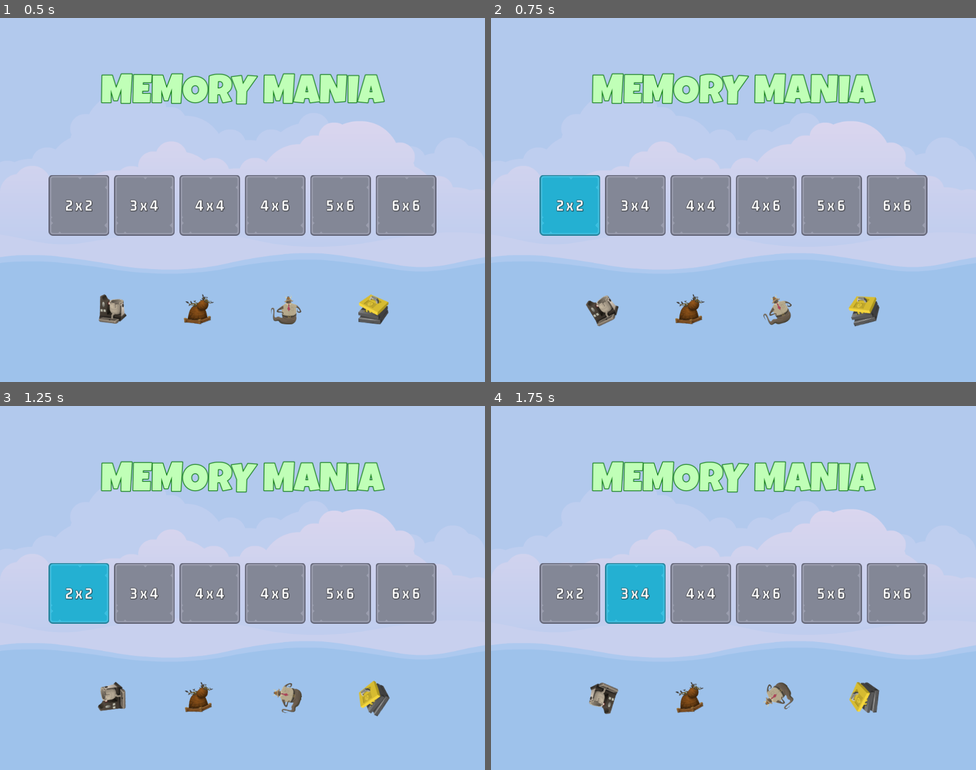
Above: before the commit, frames 1-4 (two rows, left to right).
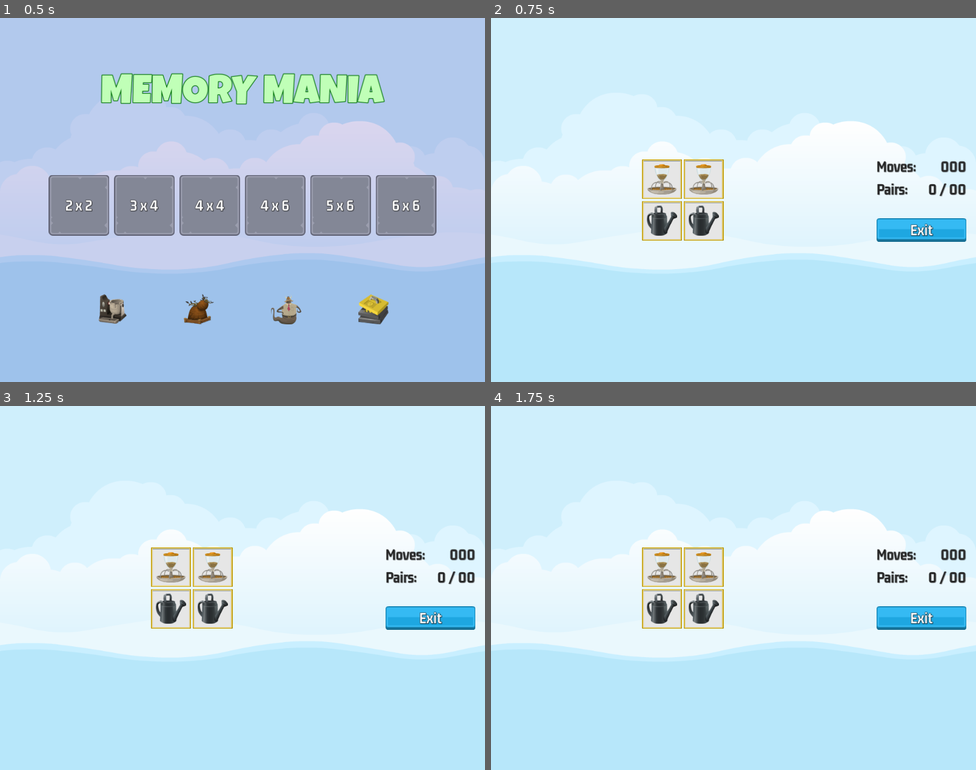
Above: after the commit, the same moments.

Repository: jFinton/MemoryMania
Game: Godot game, scene res://master_scene/master_scene.tscn
Two runs of this game, one before a commit and one after it. Both use one fixed random seed, a clock stepped at 60 frames per second and the inputs below.
Inputs (mouse positions are in pixels of both pictures, inside the frame that each line leads up to):
- Up to frame 1 (0.5 s): no input
- Up to frame 2 (0.75 s): click "2 x 2" at 0.5 s
- Up to frame 3 (1.25 s): no input
- Up to frame 4 (1.75 s): click (660, 566) at 1.27 s

Frame 1 is identical in both runs. In frame 2, 99% of the frame differs, in the area x 0-100%, y 0-100%; in frame 3, 99%; in frame 4, 99%.

Commit message:
Built Game Scene, and Memory Tiles and layout
Built the Game Scene, with Memory Tiles on the left side based on grid size chosen, and UI on the right to keep track of matches and times the player has picked. Non-functional UI yet

Diff:
--- /dev/null
+++ b/assets/fonts/GM_32_Grey.tres
@@ -0,0 +1,11 @@
+[gd_resource type="LabelSettings" load_steps=2 format=3 uid="uid://8sy188subkef"]
+
+[ext_resource type="FontFile" uid="uid://5h2dn8tn6pos" path="res://assets/fonts/gemunu-libre-v8-latin-700.ttf" id="1_gf2va"]
+
+[resource]
+font = ExtResource("1_gf2va")
+font_size = 32
+font_color = Color(0.141176, 0.141176, 0.141176, 1)
+outline_size = 1
+outline_color = Color(0, 0, 0, 0.698039)
+shadow_color = Color(0, 0, 0, 0.309804)
--- /dev/null
+++ b/game_screen/game_screen.gd
@@ -0,0 +1,40 @@
+extends Control
+
+
+@export var mem_tile_scene: PackedScene
+
+
+@onready var tile_container: GridContainer = $HB/MC1/TileContainer
+@onready var sound: AudioStreamPlayer = $Sound
+
+
+# Called when the node enters the scene tree for the first time.
+func _ready() -> void:
+	SignalManager.on_level_selected.connect(on_level_selected)
+
+
+# Called every frame. 'delta' is the elapsed time since the previous frame.
+func _process(delta: float) -> void:
+	pass
+
+
+func _on_exit_button_pressed() -> void:
+	SoundManager.play_button_click(sound)
+	SignalManager.on_game_exit_pressed.emit()
+
+
+func on_level_selected(level_num: int) -> void:
+
+	var level_selected = GameManager.get_level_selection(level_num)
+	var frame_image = ImageManager.get_random_frame_image()
+
+	tile_container.columns = level_selected["num_cols"]
+
+	for ii_dict in level_selected["image_list"]:
+		add_memory_tile(ii_dict, frame_image)
+
+
+func add_memory_tile(ii_dict: Dictionary, frame_image: CompressedTexture2D) -> void:
+	var new_tile = mem_tile_scene.instantiate()
+	tile_container.add_child(new_tile)
+	new_tile.setup(ii_dict, frame_image)
--- /dev/null
+++ b/game_screen/game_screen.tscn
@@ -0,0 +1,107 @@
+[gd_scene load_steps=8 format=3 uid="uid://dhst2ifsgj7k4"]
+
+[ext_resource type="LabelSettings" uid="uid://8sy188subkef" path="res://assets/fonts/GM_32_Grey.tres" id="1_pbgld"]
+[ext_resource type="Script" path="res://game_screen/game_screen.gd" id="1_ynwvn"]
+[ext_resource type="Texture2D" uid="uid://mlpk21oh4xch" path="res://assets/ui/blue_button00.png" id="2_4tiku"]
+[ext_resource type="PackedScene" uid="uid://bdsm1oddac5fm" path="res://memory_tile/memory_tile.tscn" id="2_he83k"]
+[ext_resource type="Texture2D" uid="uid://dbgcs4m822me3" path="res://assets/ui/yellow_button00.png" id="3_0jmmy"]
+[ext_resource type="Texture2D" uid="uid://bh36lfcrhgng2" path="res://assets/ui/green_button00.png" id="4_kmi7q"]
+[ext_resource type="LabelSettings" uid="uid://xi3tnwm1d7wc" path="res://assets/fonts/GM_32_White.tres" id="5_r58fr"]
+
+[node name="GameScreen" type="Control"]
+layout_mode = 3
+anchors_preset = 15
+anchor_right = 1.0
+anchor_bottom = 1.0
+grow_horizontal = 2
+grow_vertical = 2
+script = ExtResource("1_ynwvn")
+mem_tile_scene = ExtResource("2_he83k")
+
+[node name="HB" type="HBoxContainer" parent="."]
+layout_mode = 1
+anchors_preset = 15
+anchor_right = 1.0
+anchor_bottom = 1.0
+grow_horizontal = 2
+grow_vertical = 2
+
+[node name="MC1" type="MarginContainer" parent="HB"]
+layout_mode = 2
+size_flags_horizontal = 3
+
+[node name="TileContainer" type="GridContainer" parent="HB/MC1"]
+layout_mode = 2
+size_flags_horizontal = 4
+size_flags_vertical = 4
+
+[node name="MC2" type="MarginContainer" parent="HB"]
+custom_minimum_size = Vector2(200, 0)
+layout_mode = 2
+theme_override_constants/margin_right = 20
+
+[node name="VB" type="VBoxContainer" parent="HB/MC2"]
+layout_mode = 2
+size_flags_vertical = 4
+theme_override_constants/separation = 12
+
+[node name="HB" type="HBoxContainer" parent="HB/MC2/VB"]
+layout_mode = 2
+
+[node name="Label" type="Label" parent="HB/MC2/VB/HB"]
+layout_mode = 2
+size_flags_horizontal = 3
+text = "Moves:"
+label_settings = ExtResource("1_pbgld")
+vertical_alignment = 1
+
+[node name="MovesLabel" type="Label" parent="HB/MC2/VB/HB"]
+layout_mode = 2
+text = "000"
+label_settings = ExtResource("1_pbgld")
+horizontal_alignment = 2
+vertical_alignment = 1
+
+[node name="HB2" type="HBoxContainer" parent="HB/MC2/VB"]
+layout_mode = 2
+
+[node name="Label" type="Label" parent="HB/MC2/VB/HB2"]
+layout_mode = 2
+size_flags_horizontal = 3
+text = "Pairs:"
+label_settings = ExtResource("1_pbgld")
+vertical_alignment = 1
+
+[node name="PairsLabel" type="Label" parent="HB/MC2/VB/HB2"]
+layout_mode = 2
+text = "0 / 00"
+label_settings = ExtResource("1_pbgld")
+horizontal_alignment = 2
+vertical_alignment = 1
+
+[node name="Spacer" type="Control" parent="HB/MC2/VB"]
+custom_minimum_size = Vector2(0, 20)
+layout_mode = 2
+
+[node name="ExitButton" type="TextureButton" parent="HB/MC2/VB"]
+layout_mode = 2
+size_flags_horizontal = 4
+texture_normal = ExtResource("2_4tiku")
+texture_pressed = ExtResource("3_0jmmy")
+texture_hover = ExtResource("4_kmi7q")
+
+[node name="Label" type="Label" parent="HB/MC2/VB/ExitButton"]
+layout_mode = 1
+anchors_preset = 15
+anchor_right = 1.0
+anchor_bottom = 1.0
+grow_horizontal = 2
+grow_vertical = 2
+text = "Exit"
+label_settings = ExtResource("5_r58fr")
+horizontal_alignment = 1
+vertical_alignment = 1
+
+[node name="Sound" type="AudioStreamPlayer" parent="."]
+
+[connection signal="pressed" from="HB/MC2/VB/ExitButton" to="." method="_on_exit_button_pressed"]
--- a/level_button/level_button.gd
+++ b/level_button/level_button.gd
@@ -20,3 +20,4 @@
 
 func _on_pressed() -> void:
 	SoundManager.play_button_click(sound)
+	SignalManager.on_level_selected.emit(_level_number)
--- /dev/null
+++ b/master_scene/master_scene.gd
@@ -0,0 +1,29 @@
+extends CanvasLayer
+
+
+@onready var main_screen: Control = $MainScreen
+@onready var game_screen: Control = $GameScreen
+@onready var sound: AudioStreamPlayer = $Sound
+
+
+# Called when the node enters the scene tree for the first time.
+func _ready() -> void:
+	on_game_exit_pressed()
+	SignalManager.on_game_exit_pressed.connect(on_game_exit_pressed)
+	SignalManager.on_level_selected.connect(on_level_selected)
+
+
+func on_game_exit_pressed() -> void:
+	show_game(false)
+	GameManager.clear_nodes_of_group(GameManager.GROUP_TILE)
+	SoundManager.play_sound(sound, "main")
+
+
+func on_level_selected(level_num: int) -> void:
+	show_game(true)
+	SoundManager.play_sound(sound, "ingame")
+
+
+func show_game(s: bool) -> void:
+	game_screen.visible = s
+	main_screen.visible = not s
--- a/master_scene/master_scene.tscn
+++ b/master_scene/master_scene.tscn
@@ -1,9 +1,12 @@
-[gd_scene load_steps=3 format=3 uid="uid://dtg2hfvt163o4"]
+[gd_scene load_steps=5 format=3 uid="uid://dtg2hfvt163o4"]
 
 [ext_resource type="Texture2D" uid="uid://movdn31hwu82" path="res://assets/images/backgroundEmpty.png" id="1_fuqbu"]
+[ext_resource type="Script" path="res://master_scene/master_scene.gd" id="1_rmeuu"]
 [ext_resource type="PackedScene" uid="uid://bxnxfdquqn6pj" path="res://main_screen/main_screen.tscn" id="2_gka01"]
+[ext_resource type="PackedScene" uid="uid://dhst2ifsgj7k4" path="res://game_screen/game_screen.tscn" id="3_mltfm"]
 
 [node name="MasterScene" type="CanvasLayer"]
+script = ExtResource("1_rmeuu")
 
 [node name="TextureRect" type="TextureRect" parent="."]
 anchors_preset = 15
@@ -14,3 +17,8 @@
 texture = ExtResource("1_fuqbu")
 
 [node name="MainScreen" parent="." instance=ExtResource("2_gka01")]
+
+[node name="GameScreen" parent="." instance=ExtResource("3_mltfm")]
+visible = false
+
+[node name="Sound" type="AudioStreamPlayer" parent="."]
--- /dev/null
+++ b/memory_tile/memory_tile.gd
@@ -0,0 +1,22 @@
+extends TextureButton
+
+@onready var frame_image: TextureRect = $FrameImage
+@onready var item_image: TextureRect = $ItemImage
+
+
+var _item_name: String
+
+
+# Called when the node enters the scene tree for the first time.
+func _ready() -> void:
+	pass # Replace with function body.
+
+
+func get_item_name() -> String:
+	return _item_name
+
+
+func setup(ii_dict: Dictionary, fi: CompressedTexture2D) -> void:
+	frame_image.texture = fi
+	item_image.texture = ii_dict["item_texture"]
+	_item_name = ii_dict["item_name"]
--- /dev/null
+++ b/memory_tile/memory_tile.tscn
@@ -0,0 +1,54 @@
+[gd_scene load_steps=5 format=3 uid="uid://bdsm1oddac5fm"]
+
+[ext_resource type="Texture2D" uid="uid://c7411p67rxx6u" path="res://assets/frames/hidden_frame_blank.png" id="1_dnyau"]
+[ext_resource type="Script" path="res://memory_tile/memory_tile.gd" id="2_opk13"]
+[ext_resource type="Texture2D" uid="uid://bqpea86uhxi0y" path="res://assets/frames/blue_frame.png" id="2_qq2oj"]
+[ext_resource type="Texture2D" uid="uid://la7nre5tvf1c" path="res://assets/glitch/carrot.png" id="3_vsv2q"]
+
+[node name="MemoryTile" type="TextureButton" groups=["tile"]]
+anchors_preset = 8
+anchor_left = 0.5
+anchor_top = 0.5
+anchor_right = 0.5
+anchor_bottom = 0.5
+offset_left = -42.0
+offset_top = -42.0
+offset_right = 42.0
+offset_bottom = 42.0
+grow_horizontal = 2
+grow_vertical = 2
+pivot_offset = Vector2(42, 42)
+texture_normal = ExtResource("1_dnyau")
+script = ExtResource("2_opk13")
+
+[node name="FrameImage" type="TextureRect" parent="."]
+layout_mode = 1
+anchors_preset = 8
+anchor_left = 0.5
+anchor_top = 0.5
+anchor_right = 0.5
+anchor_bottom = 0.5
+offset_left = -42.0
+offset_top = -42.0
+offset_right = 42.0
+offset_bottom = 42.0
+grow_horizontal = 2
+grow_vertical = 2
+pivot_offset = Vector2(42, 42)
+texture = ExtResource("2_qq2oj")
+
+[node name="ItemImage" type="TextureRect" parent="."]
+layout_mode = 1
+anchors_preset = 8
+anchor_left = 0.5
+anchor_top = 0.5
+anchor_right = 0.5
+anchor_bottom = 0.5
+offset_left = -32.0
+offset_top = -32.0
+offset_right = 32.0
+offset_bottom = 32.0
+grow_horizontal = 2
+grow_vertical = 2
+pivot_offset = Vector2(32, 32)
+texture = ExtResource("3_vsv2q")
--- a/project.godot
+++ b/project.godot
@@ -17,6 +17,7 @@
 
 [autoload]
 
+SignalManager="*res://singletons/signal_manager.gd"
 GameManager="*res://singletons/game_manager.gd"
 ImageManager="*res://singletons/image_manager.gd"
 SoundManager="*res://singletons/sound_manager.gd"
--- a/singletons/game_manager.gd
+++ b/singletons/game_manager.gd
@@ -1,4 +1,7 @@
 extends Node
+
+
+const GROUP_TILE: String = "tile"
 
 
 const LEVELS: Dictionary = {
@@ -9,3 +12,29 @@
 	5: { "rows": 5, "cols": 6},
 	6: { "rows": 6, "cols": 6}
 }
+
+
+func get_level_selection(level_num: int) -> Dictionary:
+	var l_data = GameManager.LEVELS[level_num]
+	var tiles_total = (l_data["rows"] * l_data["cols"])
+	var target_pairs: int = (tiles_total / 2)
+	var selected_level_images: Array = []
+
+	ImageManager.shuffle_images()
+
+	for i in range(target_pairs):
+		selected_level_images.append(ImageManager.get_image(i))
+		selected_level_images.append(ImageManager.get_image(i))
+
+	selected_level_images.shuffle()
+
+	return {
+		"target_pairs": target_pairs,
+		"num_cols": l_data["cols"],
+		"image_list": selected_level_images
+	}
+
+
+func clear_nodes_of_group(g_name: String) -> void:
+	for n in get_tree().get_nodes_in_group(g_name):
+		n.queue_free()
--- a/singletons/image_manager.gd
+++ b/singletons/image_manager.gd
@@ -1,4 +1,13 @@
 extends Node
+
+
+const FRAME_IMAGE: Array = [
+	preload("res://assets/frames/blue_frame.png"),
+	preload("res://assets/frames/red_frame.png"),
+	preload("res://assets/frames/yellow_frame.png"),
+	preload("res://assets/frames/green_frame.png")
+]
+
 
 
 var _item_images: Array = []
@@ -35,3 +44,15 @@
 
 func get_random_item_image() -> Dictionary:
 	return _item_images.pick_random()
+
+
+func get_image(index: int) -> Dictionary:
+	return _item_images[index]
+
+
+func get_random_frame_image() -> CompressedTexture2D:
+	return FRAME_IMAGE.pick_random()
+
+
+func shuffle_images() -> void:
+	_item_images.shuffle()
--- /dev/null
+++ b/singletons/signal_manager.gd
@@ -0,0 +1,5 @@
+extends Node
+
+
+signal on_level_selected(level_num: int)
+signal on_game_exit_pressed
--- a/singletons/sound_manager.gd
+++ b/singletons/sound_manager.gd
@@ -28,4 +28,4 @@
 
 
 func play_button_click(player: AudioStreamPlayer) -> void:
-	play_sound(player, SOUND_SELECT_BUTTON)
+	play_sound(player, "button")
Not shown, changed: assets/sounds/bgm_action_3.mp3.import
Not shown, changed: assets/sounds/bgm_action_4.mp3.import
